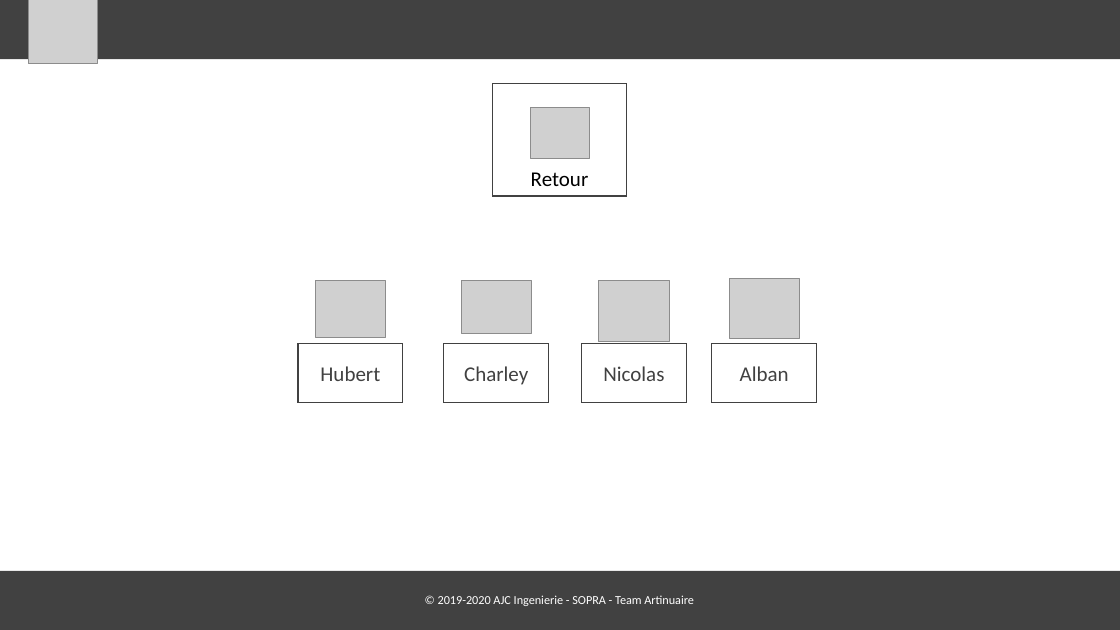
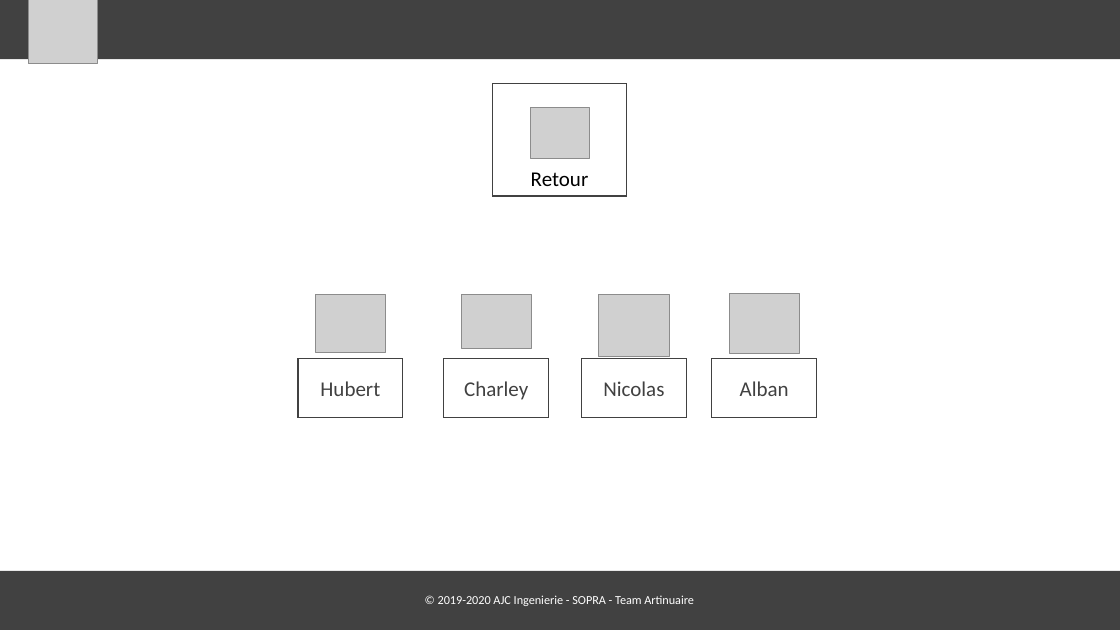
Before and after one commit to alredinor/diapo, a slide deck: slide 9 of alban.pptx. Drawn at 1120x630 pixels with LibreOffice and Linux fonts; fonts in the diff are those of the drawing; grey boxes stand for pictures. Boxes give left, top, right and bottom in pixels: in the first picture for what was removed or moved away, otherwise in the second. Text is boxed around its words. In the diff, an @@ line names an element or a change of style, - is before the commit and + after.

```diff
--- a/alban.pptx
+++ b/alban.pptx
@@ 4 pictures, 4 rectangles: place and size @@
-4 pictures, 4 rectangles at box(298, 279, 817, 402)
+4 pictures, 4 rectangles at box(298, 294, 817, 418)
```
Also in this commit, not shown: 1 other slide changed.
